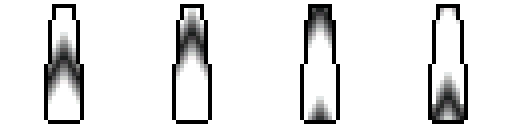
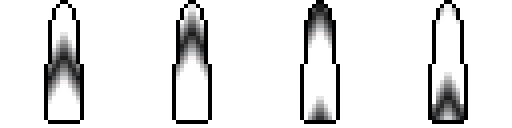
Before/after of a 512 x 128 layered artwork. What changed in the layer stack:
painted on "背景" over box(52, 0, 460, 8)
